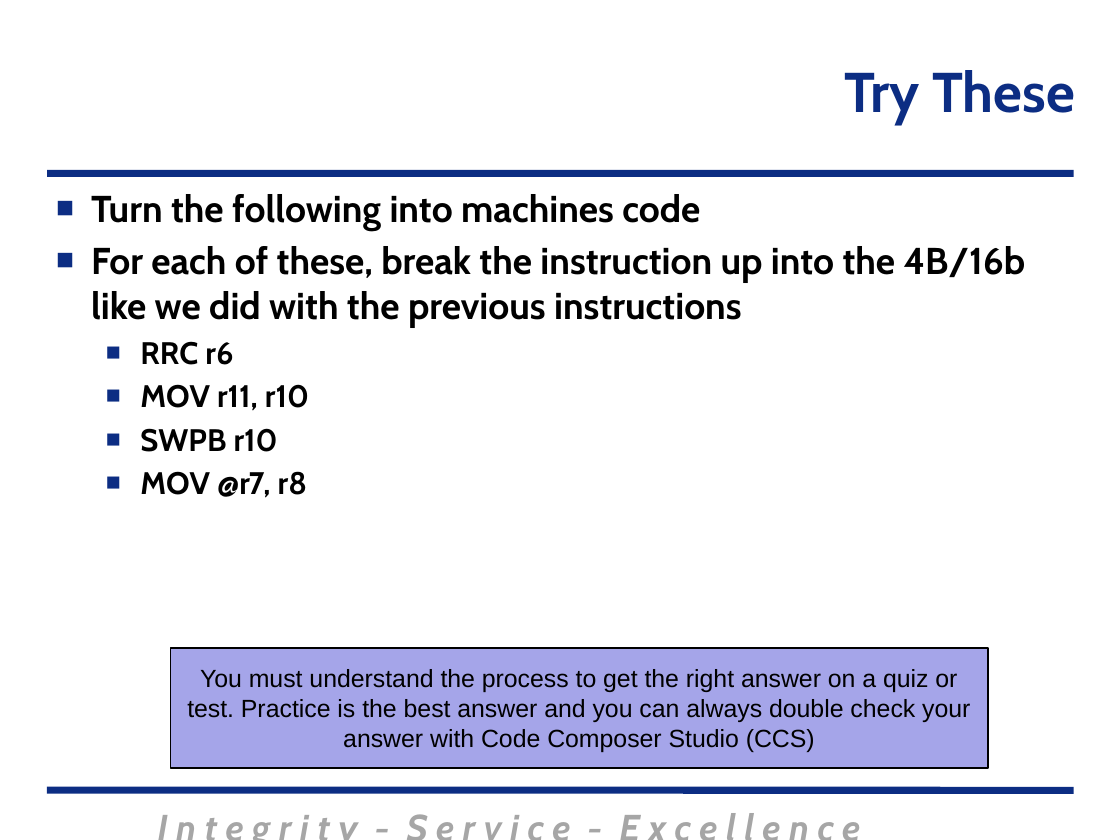
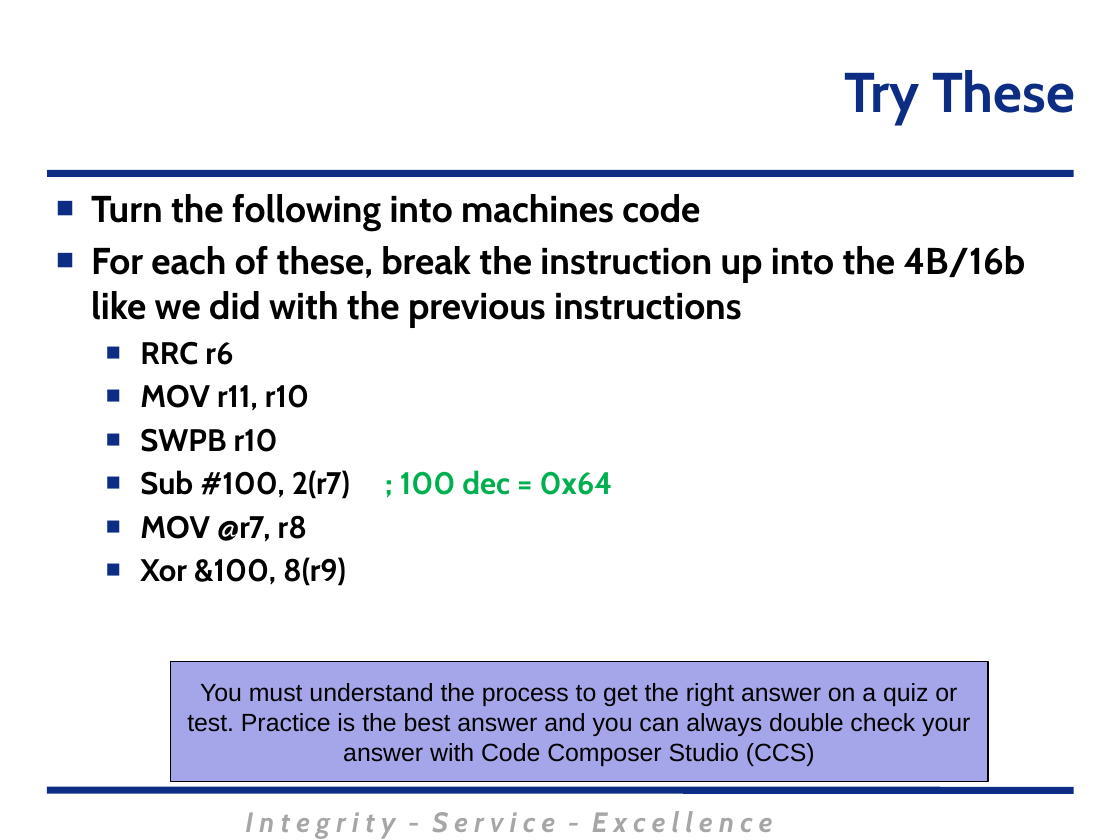
Before and after one commit to MarsUniversity/ECE382, a slide deck: slide 37 of source/lessons/lsn3-4-5/Lsn3-4-5.pptx (slide 35 before the commit). Drawn at 1120x840 pixels with LibreOffice and Linux fonts; fonts in the diff are those of the drawing; background and template pictures are left out. Boxes give left, top, right and bottom in pixels: in the first picture for what was removed or moved away, otherwise in the second. Text is boxed around its words. In the diff, an @@ line names an element or a change of style, - is before the commit and + after.

```diff
--- a/source/lessons/lsn3-4-5/Lsn3-4-5.pptx
+++ b/source/lessons/lsn3-4-5/Lsn3-4-5.pptx
@@ text at <box>140,470,350,499</box>: paragraph added @@
+  ■ Sub #100, 2(r7) ; 100 dec = 0x64
@@ text at <box>140,557,346,586</box>: paragraph added @@
+  ■ Xor &100, 8(r9)
@@ rectangle "You must understand the process ...": place and size @@
-rectangle "You must understand the process ..." at <box>170,647,988,767</box>
+rectangle "You must understand the process ..." at <box>170,662,988,782</box>
@@ text "I n t e g ..." at <box>245,811,773,838</box>: size 24 to 18 pt; less space between paragraphs @@
```
Also in this commit, not shown: 42 other slides changed, 1 slide added, 10 slides removed, 4 other files.
